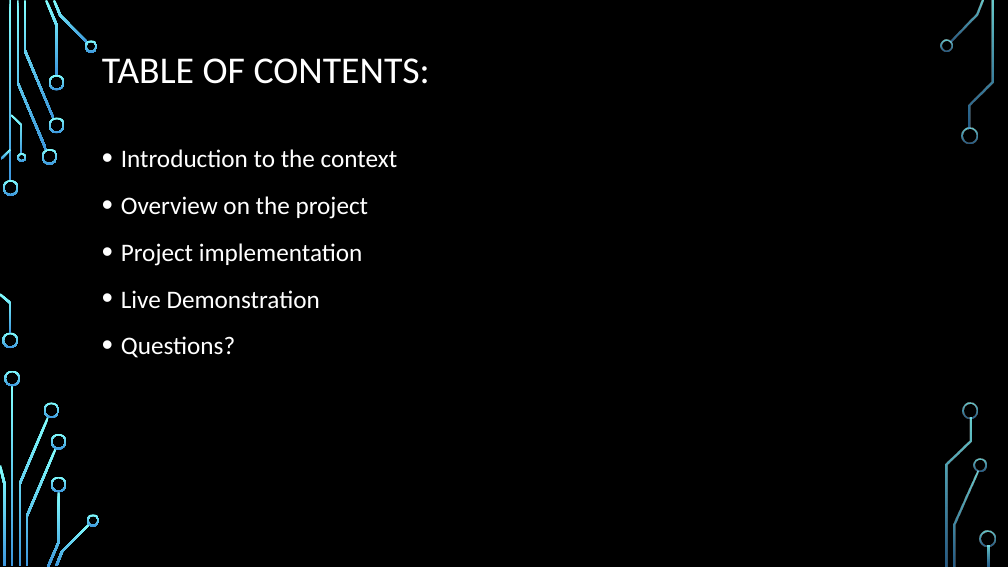
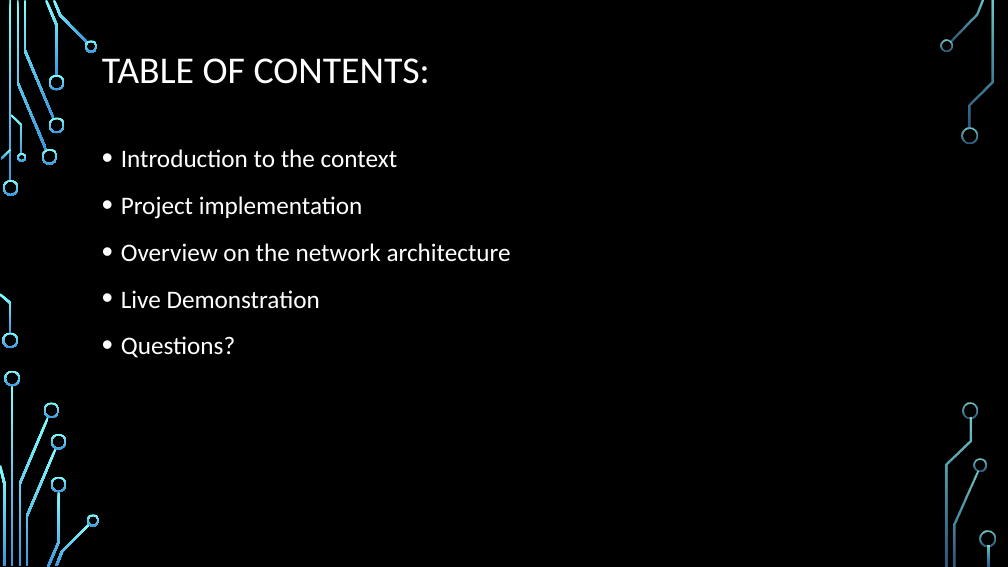
Before and after one commit to georgesrusu/managementSecuDataDiode, a slide deck: slide 2 of demoManagement.pptx. Drawn at 1008x567 pixels with LibreOffice and Linux fonts; fonts in the diff are those of the drawing; background and template pictures are left out. Boxes give left, top, right and bottom in pixels: in the first picture for what was removed or moved away, otherwise in the second. Text is boxed around its words. In the diff, an @@ line names an element or a change of style, - is before the commit and + after.

```diff
--- a/demoManagement.pptx
+++ b/demoManagement.pptx
@@ text at (121, 196, 369, 219): paragraph removed @@
-• Overview on the project
@@ text at (121, 243, 511, 261): paragraph added @@
+• Overview on the network architecture
```
Also in this commit, not shown: 2 other slides changed, 7 other files.
